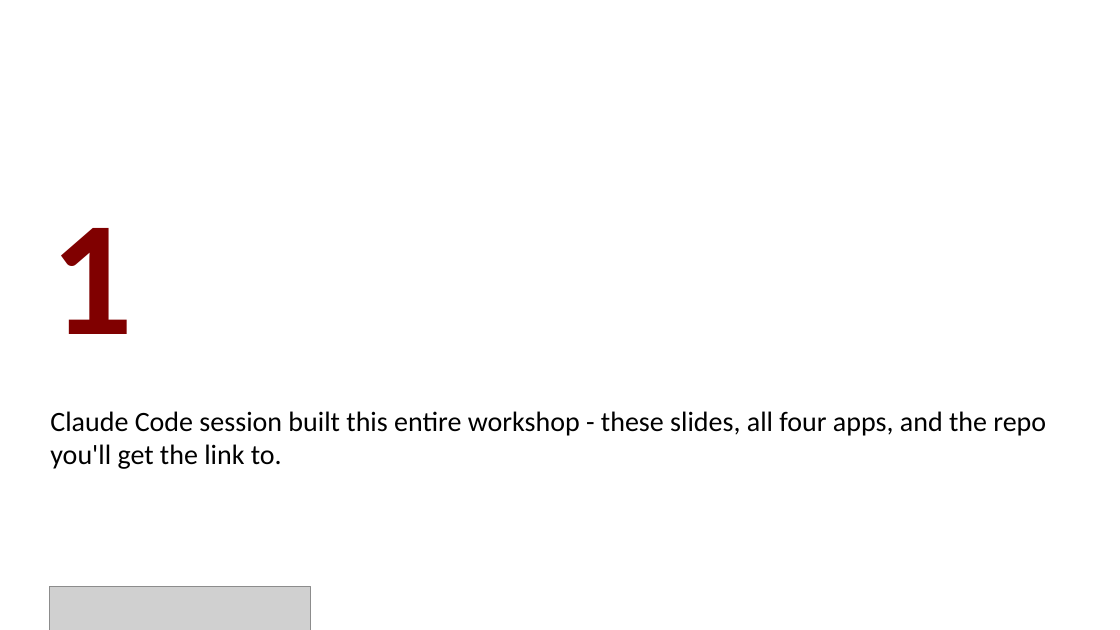
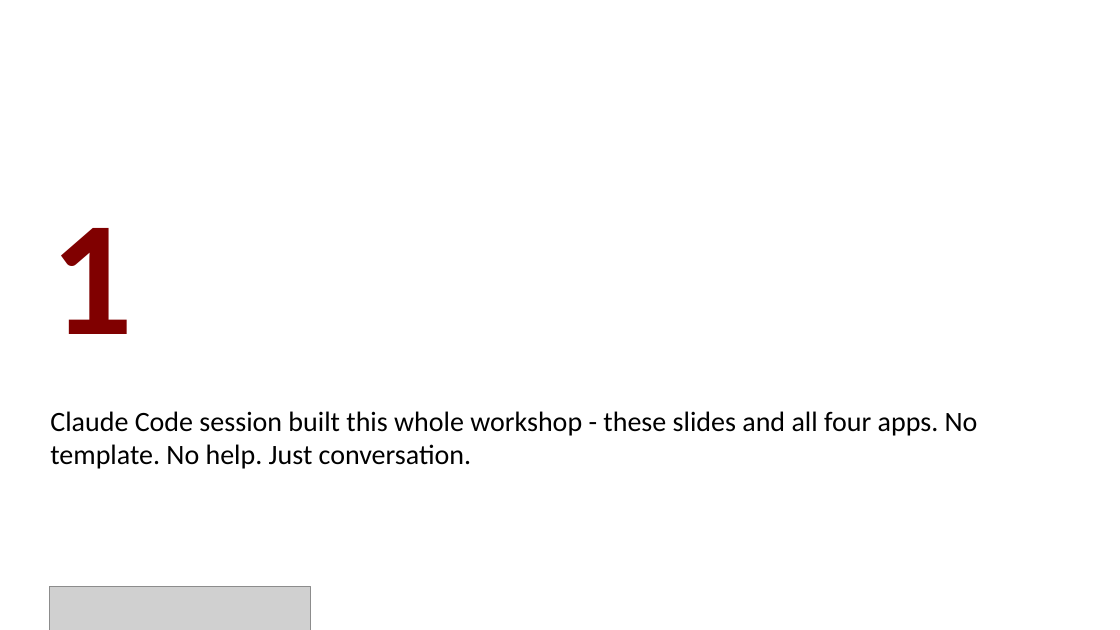
Before and after one commit to batuhan-gundogdu/uchicago-claude-code-workshop, a slide deck: slide 15 of deck/workshop.pptx. Drawn at 1120x630 pixels with LibreOffice and Linux fonts; fonts in the diff are those of the drawing; grey boxes stand for pictures. Boxes give left, top, right and bottom in pixels: in the first picture for what was removed or moved away, otherwise in the second. Text is boxed around its words. In the diff, an @@ line names an element or a change of style, - is before the commit and + after.

```diff
--- a/deck/workshop.pptx
+++ b/deck/workshop.pptx
@@ text at [50, 411, 978, 469]: text changed @@
-Claude Code session built this entire workshop - these slides, all four apps, and the repo you'll get the link to.
+Claude Code session built this whole workshop - these slides and all four apps. No template. No help. Just conversation.
```
Also in this commit, not shown: 1 other slide changed, 3 other files.
